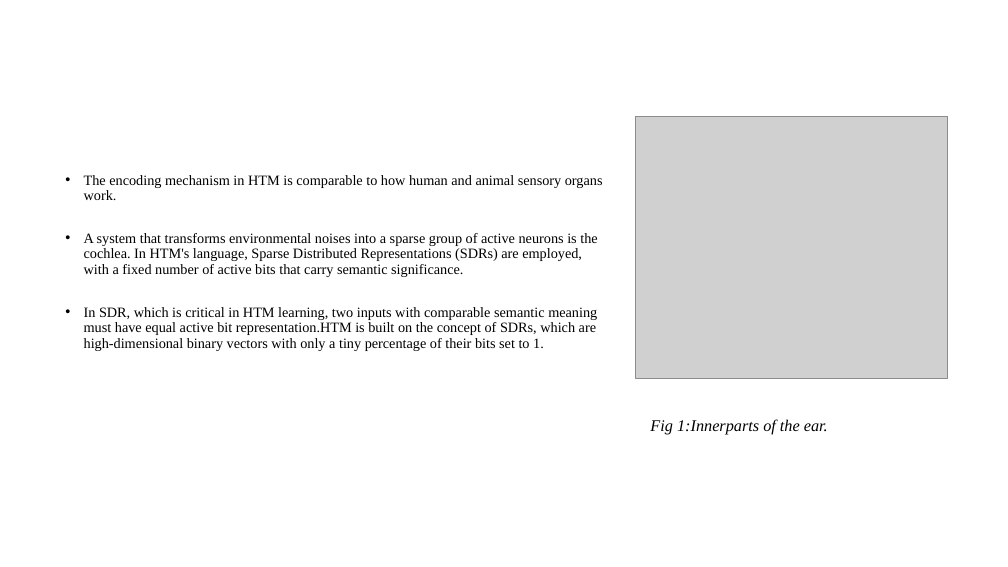
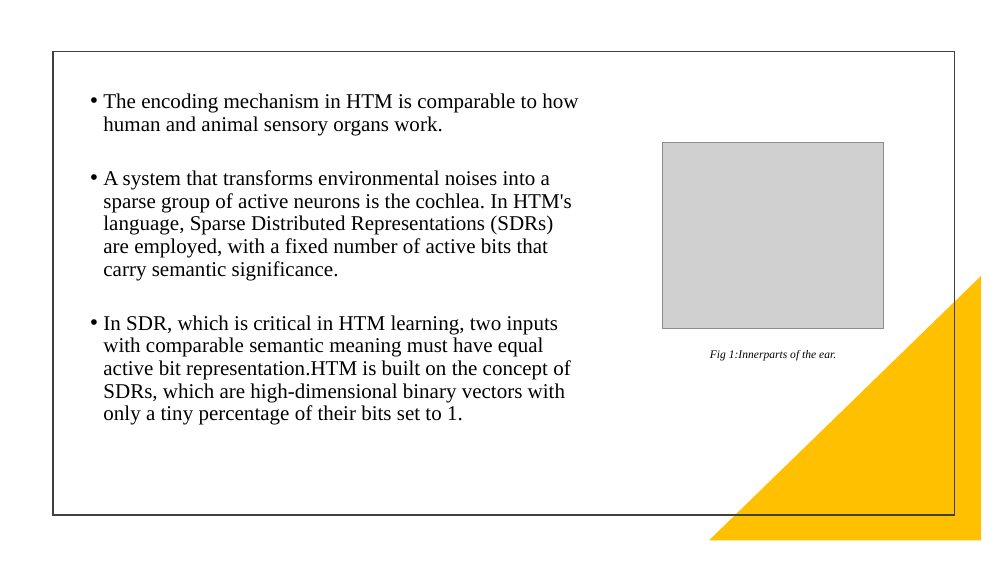
Before and after one commit to sahithkumar1999/neocortexapi, a slide deck: slide 5 of source/NeoCortexApi/Documents/Group Presentation[ScalarEncoder with Buckets].pptx. Drawn at 1008x567 pixels with LibreOffice and Linux fonts; fonts in the diff are those of the drawing; grey boxes stand for pictures. Boxes give left, top, right and bottom in pixels: in the first picture for what was removed or moved away, otherwise in the second. Text is boxed around its words. In the diff, an @@ line names an element or a change of style, - is before the commit and + after.

```diff
--- a/source/NeoCortexApi/Documents/Group Presentation[ScalarEncoder with Buckets].pptx
+++ b/source/NeoCortexApi/Documents/Group Presentation[ScalarEncoder with Buckets].pptx
@@ rectangle added at [53, 51, 955, 515], outline #404040 1.5 pt @@
@@ text "The encoding mechanism in HTM ...": place and size @@
-text "The encoding mechanism in HTM ..." at [84, 175, 603, 351]
+text "The encoding mechanism in HTM ..." at [103, 93, 578, 425]
@@ text "The encoding mechanism in HTM ..." at [103, 93, 578, 425]: size 13.6 to 20 pt; indent changed; less space between paragraphs @@
@@ picture: place and size @@
-picture at [636, 116, 948, 378]
+picture at [662, 142, 884, 328]
@@ right triangle added at [709, 276, 982, 541], fill #FFC000 @@
@@ text "Fig 1:Innerparts of the ear.": place and size @@
-text "Fig 1:Innerparts of the ear." at [650, 419, 828, 435]
+text "Fig 1:Innerparts of the ear." at [710, 350, 836, 361]
@@ text "Fig 1:Innerparts of the ear." at [710, 350, 836, 361]: size 15.5 to 11 pt; less space between paragraphs @@
```
Also in this commit, not shown: 7 other slides changed, 5 slides added, 1 slide removed.
